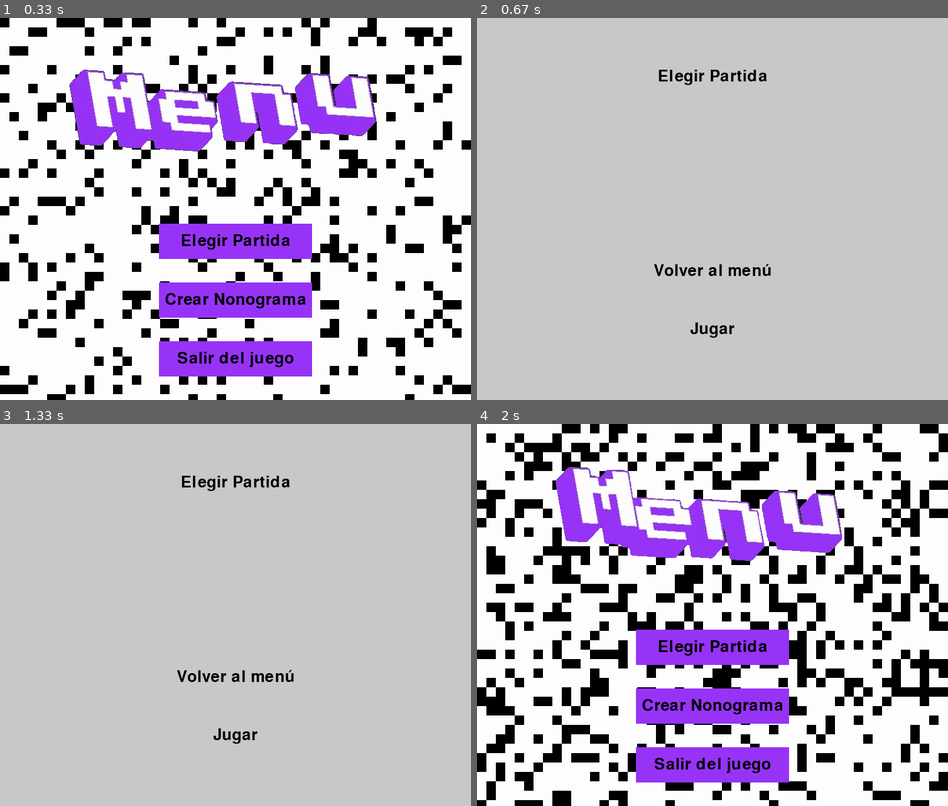
Above: before the commit, frames 1-4 (two rows, left to right).
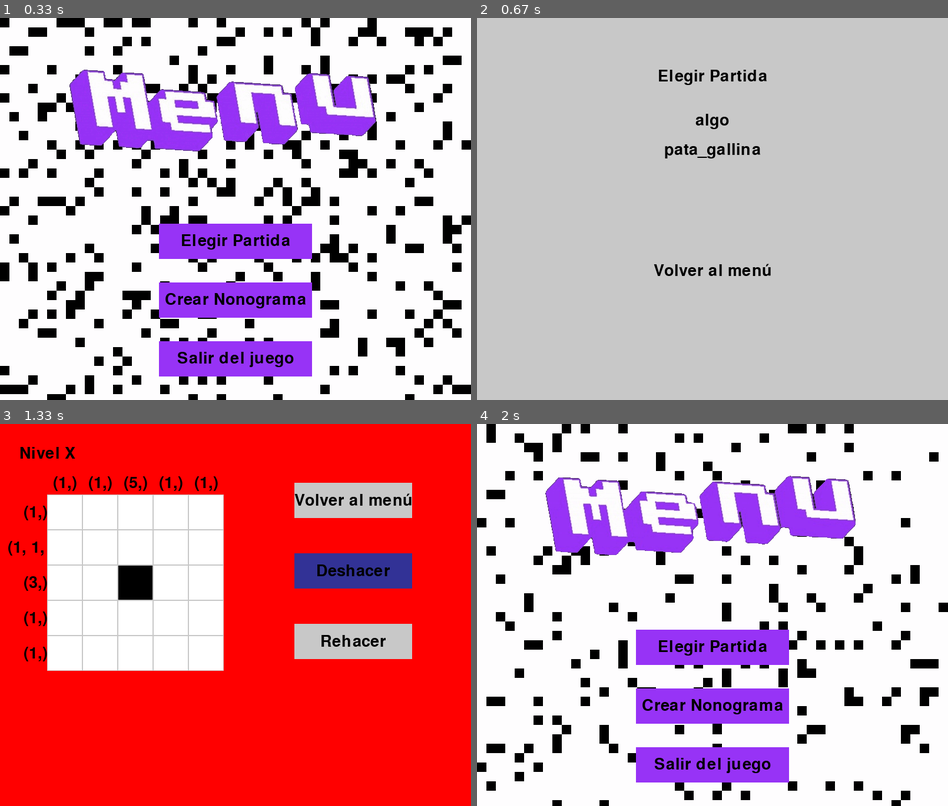
Above: after the commit, the same moments.

Repository: Diego-ipt/Pygame_nonograma
Game: pygame game, started from inicio.py
Two runs of this game, one before a commit and one after it. Both use one fixed random seed, a clock stepped at 60 frames per second and the inputs below.
Inputs (mouse positions are in pixels of both pictures, inside the frame that each line leads up to):
- Up to frame 1 (0.33 s): no input
- Up to frame 2 (0.67 s): press the mouse at (712, 239) at 0.37 s; move the mouse to (637, 270) at 0.47 s; release the mouse at (566, 296) at 0.6 s
- Up to frame 3 (1.33 s): press the mouse at (235, 645) at 0.7 s; move the mouse to (174, 561) at 0.8 s; release the mouse at (113, 473) at 0.93 s; press the mouse at (136, 584) at 1.03 s; move the mouse to (221, 572) at 1.13 s; release the mouse at (310, 561) at 1.27 s
- Up to frame 4 (2 s): press the mouse at (830, 569) at 1.37 s; move the mouse to (764, 660) at 1.47 s; release the mouse at (703, 752) at 1.6 s; press the mouse at (830, 500) at 1.73 s; move the mouse to (769, 584) at 1.83 s; release the mouse at (707, 668) at 1.97 s

Frame 1 is identical in both runs. In frame 2, 0.6% of the frame differs, in the area x 39-61%, y 25-84%; in frame 3, 95%, in the area x 0-100%, y 0-100%; in frame 4, 26%.

Commit message:
feat: se ordenaron los niveles, ademas ahora se puede elegir que nivel jugar

Diff:
--- /dev/null
+++ b/levels/Lvl_base/size_10/nivel_1_size_10.json
@@ -0,0 +1 @@
+{"nivel": 1,"Name": "ampolleta","diseno": [[false, false, false, false, true, true, false, false, false, false], [false, false, false, true, false, false, true, false, false, false], [false, false, true, false, false, false, false, true, false, false], [false, false, true, false, false, false, false, true, false, false], [false, false, true, false, false, false, false, true, false, false], [false, false, false, true, false, false, true, false, false, false], [false, false, false, false, true, true, false, false, false, false], [false, false, false, false, true, true, false, false, false, false], [false, false, false, false, true, true, false, false, false, false], [false, false, false, false, false, false, false, false, false, false]], "grid_size": 10}
--- /dev/null
+++ b/levels/Lvl_base/size_5/nivel_1_size_5.json
@@ -0,0 +1 @@
+{"nivel": 1,"Name": "algo", "diseno": [[false, false, false, false, false], [false, true, false, true, false], [false, false, false, false, false], [false, true, false, true, false], [false, false, true, false, false]], "grid_size": 5}
--- /dev/null
+++ b/levels/Lvl_base/size_5/nivel_2_size_5.json
@@ -0,0 +1 @@
+{"nivel": 2,"Name": "pata_gallina", "diseno": [[false, false, true, false, false], [true, false, true, false, true], [false, true, true, true, false], [false, false, true, false, false], [false, false, true, false, false]], "grid_size": 5}
--- /dev/null
+++ b/levels/Lvl_base/size_7/nivel_1_size_7.json
@@ -0,0 +1 @@
+{"nivel": 1,"Name": "gato", "diseno": [[false, false, false, false, false, false, false], [false, false, true, false, false, false, false], [false, true, true, true, false, false, false], [true, true, true, true, true, false, false], [false, true, true, true, false, false, false], [false, true, false, true, false, false, false], [false, true, true, true, false, false, false]], "grid_size": 7}
--- /dev/null
+++ b/levels/Lvl_base/size_7/nivel_2_size_7.json
@@ -0,0 +1 @@
+{"nivel": 2,"Name": "casa", "diseno": [[false, false, true, true, false, false, false], [false, true, false, false, true, false, false], [false, true, false, false, false, false, false], [false, false, true, true, false, false, false], [false, false, false, false, true, false, false], [false, true, false, false, true, false, false], [false, false, true, true, false, false, false]], "grid_size": 7}
--- a/nonograma_core/Elementos_graficos/elementos_menus.py
+++ b/nonograma_core/Elementos_graficos/elementos_menus.py
@@ -77,3 +77,38 @@
         for columna in range(len(grid_estado[0])):
             if random.random() < probabilidad_cambio:
                 grid_estado[fila][columna] = not grid_estado[fila][columna]
+
+def mostrar_lista_nombres(pantalla, nombres, x, y, ancho, alto, color_base, color_presionado, color_texto, fuente, accion=None):
+    """
+    Muestra una lista de nombres seleccionables en la pantalla.
+
+    :param pantalla: Superficie de Pygame donde se dibujará la lista.
+    :param nombres: Lista de nombres a mostrar.
+    :param x: Coordenada x de la esquina superior izquierda de la lista.
+    :param y: Coordenada y de la esquina superior izquierda de la lista.
+    :param ancho: Ancho de cada elemento de la lista.
+    :param alto: Alto de cada elemento de la lista.
+    :param color_base: Color base de los elementos.
+    :param color_presionado: Color de los elementos cuando se presionan.
+    :param color_texto: Color del texto.
+    :param fuente: Fuente del texto.
+    :param accion: Función a ejecutar cuando se selecciona un nombre.
+    :return: El nombre seleccionado o None si no se seleccionó ninguno.
+    """
+    raton = pygame.mouse.get_pos()
+    click = pygame.mouse.get_pressed()
+
+    for i, nombre in enumerate(nombres):
+        item_y = y + i * alto
+        if x + ancho > raton[0] > x and item_y + alto > raton[1] > item_y:
+            pygame.draw.rect(pantalla, color_presionado, (x, item_y, ancho, alto))
+            if click[0] == 1:
+                if accion is not None:
+                    accion(nombre)
+                return nombre
+        else:
+            pygame.draw.rect(pantalla, color_base, (x, item_y, ancho, alto))
+
+        mostrar_texto(nombre, fuente, color_texto, pantalla, x + (ancho // 2), item_y + (alto // 2))
+
+    return None
--- a/nonograma_core/JuegoNonograma.py
+++ b/nonograma_core/JuegoNonograma.py
@@ -22,10 +22,13 @@
         pygame.display.set_icon(icono)
         # Inicializa la ventana actual
         self.cambiar_ventana('menu_principal')
-        # Inicializa juego en especifico
-        self.game = Game()
 
-    def cambiar_ventana(self, nuevo_estado):
+
+    def select_lvl(self, lvl):
+        self.game = lvl
+        self.game.running = True
+
+    def cambiar_ventana(self, nuevo_estado, game=None):
         print(f"Cambiando a ventana: {nuevo_estado}")
         if nuevo_estado == 'menu_principal':
             self.ventana_actual = VentanaMenuPrincipal(self.pantalla, self.cambiar_ventana)
@@ -34,7 +37,7 @@
         elif nuevo_estado == 'crear_nonograma':
             self.ventana_actual = VentanaCrearNonograma(self.pantalla, self.cambiar_ventana)
         elif nuevo_estado == 'ventana_nonograma_game':
-            self.ventana_actual = VentanaNonogramaGame(self.pantalla, self.cambiar_ventana)
+            self.ventana_actual = VentanaNonogramaGame(self.pantalla, self.cambiar_ventana, game)
         elif nuevo_estado == 'ventana_victoria':
             self.ventana_actual = VentanaVictoria(self.pantalla, self.cambiar_ventana)
 
--- a/creador/creador.py
+++ b/nonograma_core/Logica/creador.py
@@ -118,10 +118,49 @@
         print("Guardando diseño")
         # Obtiene el diseño actual del tablero
         design = self.creator_board.getBoardClicked()
+        grid_size = self.grid_size
 
         # Ruta base calculada en función del archivo actual
-        script_dir = os.path.dirname(os.path.abspath(__file__))  # Directorio del archivo actual
-        base_dir = os.path.join(script_dir, "..", "levels", "game_levels")
+        base_dir = os.path.join("levels", "Personalizados")
+
+        # Crea el directorio si no existe
+        if not os.path.exists(base_dir):
+            print(f"Creando el directorio: {base_dir}")
+            os.makedirs(base_dir)
+
+        #para debugear
+        if test_name:
+            name_nivel = f"{test_name}_size_{grid_size}.json"
+        else:
+            # Encuentra el siguiente número disponible para el archivo de nivel
+            num_nivel = 1
+            while os.path.exists(os.path.join(base_dir, f"nivel_{num_nivel}_size_{grid_size}.json")):
+                num_nivel += 1
+
+            # Nombre del archivo
+            name_nivel = f"nivel_{num_nivel}_size_{grid_size}.json"
+
+        file_path = os.path.join(base_dir, name_nivel)
+
+        nivel_info = {
+            "nivel": name_nivel if test_name else num_nivel,
+            "diseno": design,
+            "grid_size": grid_size
+        }
+
+        # Guarda el diseño en un archivo JSON
+        with open(file_path, 'w') as file:
+            json.dump(nivel_info, file)
+
+        print(f"{name_nivel} Guardado en {file_path}")
+        return name_nivel
+        print("Guardando diseño")
+        # Obtiene el diseño actual del tablero
+        design = self.creator_board.getBoardClicked()
+
+        # Ruta base calculada en función del archivo actual
+        # script_dir = os.path.dirname(os.path.abspath(__file__))  # Directorio del archivo actual
+        base_dir = os.path.join("levels", "Personalizados")
 
         # Crea el directorio si no existe
         if not os.path.exists(base_dir):
--- a/nonograma_core/Tests/numeros_laterales_unittest.py
+++ b/nonograma_core/Tests/numeros_laterales_unittest.py
@@ -3,7 +3,7 @@
 import os
 
 # Add the directory containing nonograma_core to the Python path
-sys.path.append(os.path.abspath(os.path.join(os.path.dirname(__file__), '..', 'Logica')))
+sys.path.append(os.path.abspath(os.path.join('nonograma_core' 'Logica')))
 
 from nonograma_numeros import procesar_matriz
 
--- a/nonograma_core/Ventanas/VentanaCrearNonograma.py
+++ b/nonograma_core/Ventanas/VentanaCrearNonograma.py
@@ -1,6 +1,6 @@
 from nonograma_core.Elementos_graficos.elementos_menus import *
 from nonograma_core.Ventanas.VentanaBase import *
-from creador.creador import CreatorWindow
+from nonograma_core.Logica.creador import CreatorWindow
 
 
 class VentanaCrearNonograma(VentanaBase):
--- a/nonograma_core/Ventanas/VentanaElegirPartida.py
+++ b/nonograma_core/Ventanas/VentanaElegirPartida.py
@@ -1,21 +1,65 @@
+import json
 from nonograma_core.Elementos_graficos.elementos_menus import *
+import os
 from nonograma_core.Elementos_graficos.colores import *
 from nonograma_core.Logica.tablero_nonograma import *
 from nonograma_core.Logica.nonograma_numeros import *
 from nonograma_core.Ventanas.VentanaBase import *
 
+
 class VentanaElegirPartida(VentanaBase):
     def __init__(self, pantalla, cambiar_ventana):
         super().__init__(pantalla, cambiar_ventana)
 
-    def iniciar_juego(self, Partida_seleccionada):
-        game = Partida_seleccionada  # Reinicia el juego
+    def iniciar_juego(self, partida_seleccionada):
+        game = partida_seleccionada  # Reinicia el juego
         game.running = True
-        self.cambiar_ventana('ventana_nonograma_game')
+        self.cambiar_ventana('ventana_nonograma_game', game)
+
+    def get_levels_name(self, carpeta_elegida="size_5"):
+        base_dir = os.path.join("levels", "Lvl_base", carpeta_elegida)
+        levels = []
+        for file in os.listdir(base_dir):
+            if file.endswith(".json"):
+                with open(os.path.join(base_dir, file), 'r') as f:
+                    level_data = json.load(f)
+                    levels.append(level_data["Name"])
+        return levels
+
+    def get_levels_file(self, carpeta_elegida="size_5"):
+        base_dir = os.path.join("levels", "Lvl_base", carpeta_elegida)
+        levels = []
+        for file in os.listdir(base_dir):
+            if file.endswith(".json"):
+                with open(os.path.join(base_dir, file), 'r') as f:
+                    levels.append(file)
+        return levels
 
     def dibujar(self):
         self.pantalla.fill(GRIS)
         mostrar_texto("Elegir Partida", fuente, NEGRO, self.pantalla, 400, 100)
         boton("Volver al menú", 300, 400, 200, 60, GRIS, AZUL_OSCURO, self.pantalla, lambda: self.cambiar_ventana('menu_principal'))
-        #Game() se debe reemplazar por el nongrama a jugar elegido en esta ventana
-        boton("Jugar", 300, 500, 200, 60, GRIS, AZUL_OSCURO, self.pantalla, lambda: self.iniciar_juego(Game()))
+
+        lvl_list=[self.get_levels_name(),self.get_levels_file()]
+        # Mostrar lista de niveles
+        seleccion = mostrar_lista_nombres(self.pantalla, lvl_list[0], 100, 150, 600, 50, GRIS, AZUL_OSCURO, NEGRO, fuente)
+        file_lvl = None
+        if seleccion is not None:
+            try:
+                index = lvl_list[0].index(seleccion)
+                file_lvl = lvl_list[1][index]
+            except ValueError:
+                pass
+
+        if seleccion is not None:
+            if file_lvl is not None:
+                # Cargar los datos del nivel seleccionado
+                with open(os.path.join("levels", "Lvl_base", "size_5", file_lvl)) as file:
+                    level_data = json.load(file)
+
+                # Crear una instancia de Game con los datos del nivel seleccionado
+                grid_size = level_data['grid_size']
+                matriz_solucion = level_data['diseno']
+                game = Game(grid_size=grid_size, matriz_solucion=matriz_solucion)
+                print(seleccion)
+                self.iniciar_juego(game)
--- a/nonograma_core/Ventanas/VentanaNonogramaGame.py
+++ b/nonograma_core/Ventanas/VentanaNonogramaGame.py
@@ -9,9 +9,10 @@
 
 
 class VentanaNonogramaGame(VentanaBase):
-    def __init__(self, pantalla, cambiar_ventana):
+    def __init__(self, pantalla, cambiar_ventana, game):
         super().__init__(pantalla, cambiar_ventana)
-        self.game = Game()
+        self.game = game
+
         self.running = True
 
     # En el bucle principal del juego
--- a/tests/test_creador.py
+++ b/tests/test_creador.py
@@ -1,5 +1,5 @@
 import pytest
-from creador.creador import *
+from nonograma_core.Logica.creador import *
 
 # Actualmente no se usa esta clase
 # def test_claseBoton():
